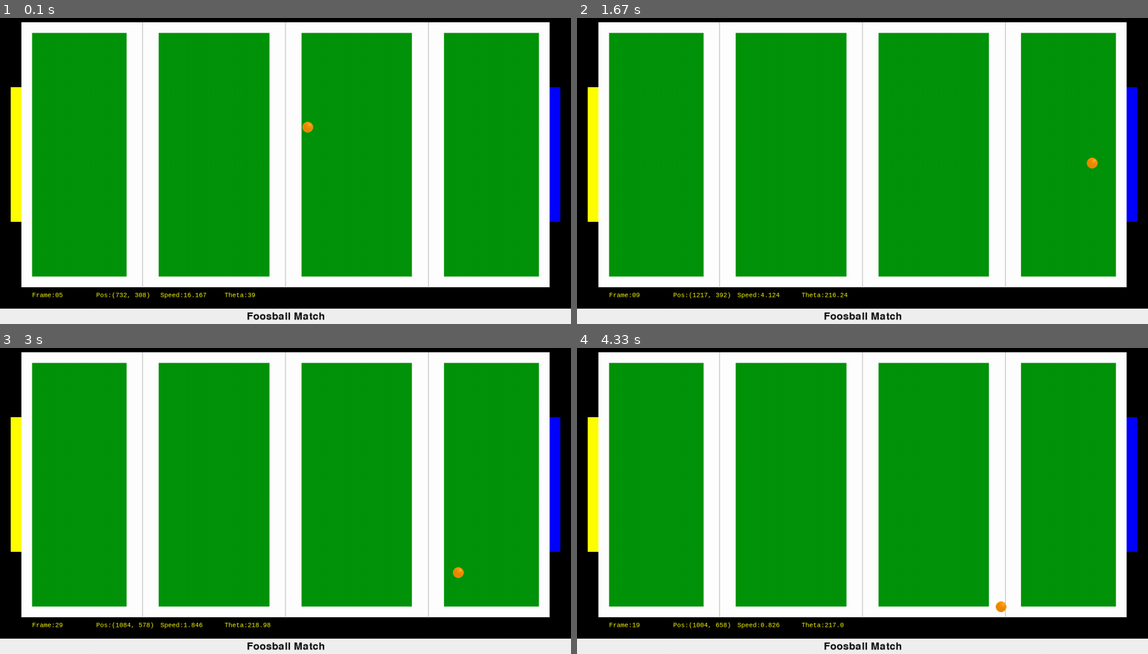
Above: before the commit, frames 1-4 (two rows, left to right).
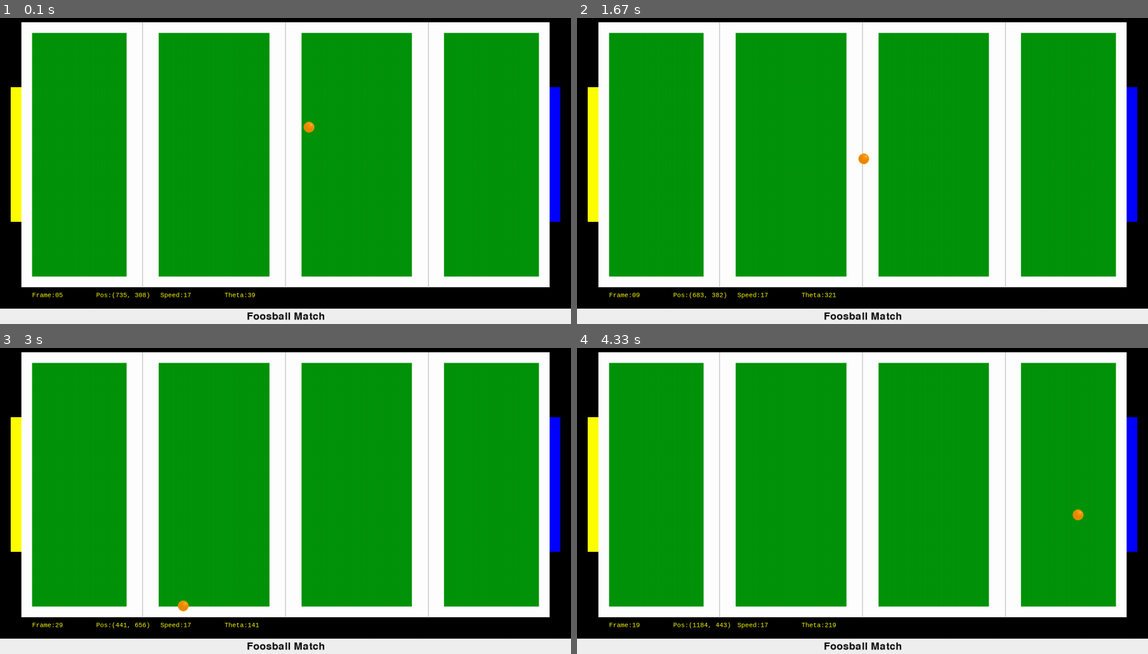
Above: after the commit, the same moments.

Repository: GreatAlexander/Games
Game: pygame game, started from GemTrap/Foosball/main.py
Two runs of this game, one before a commit and one after it. Both use one fixed random seed, a clock stepped at 60 frames per second and the inputs below.
Inputs:
- Up to frame 1 (0.1 s): no input
- Up to frame 2 (1.67 s): no input
- Up to frame 3 (3 s): no input
- Up to frame 4 (4.33 s): no input

The runs differ from the first frame. In frame 1, less than 0.1% of the frame differs, in the area x 21-56%, y 33-92%; in frame 2, 0.2%; in frame 3, 0.2%, in the area x 20-82%, y 71-92%; in frame 4, 0.2%.

Commit message:
Fixed some issues with ball bouncing weirdly
The maths are correct, it seems to be a display/representation problem
Re-disabled friction and random deviation to check the math was right

Diff:
--- a/GemTrap/Foosball/Ball.py
+++ b/GemTrap/Foosball/Ball.py
@@ -54,7 +54,7 @@
 
     def _updatePosition(self):
         "Update speed and position of ball."
-        self.changeDirectionSlightlyAfterNSteps(15)
+#        self.changeDirectionSlightlyAfterNSteps(60)
         xymod, xy = self.computeDynamics()
 
         self.getNextPosition(xymod)
@@ -85,7 +85,7 @@
         return np.matrix((xmod*xy[0], ymod*xy[1])), xy
 
     def getXY(self):
-        self.orientation %= 360
+#        self.orientation %= 360
         if self.orientation >= 0 and self.orientation < 90:
             return [1, -1]
         elif self.orientation >= 90 and self.orientation < 180:
--- a/GemTrap/Foosball/Global.py
+++ b/GemTrap/Foosball/Global.py
@@ -35,8 +35,8 @@
 YELLOW = (255, 255, 0)
 BLUE = (0, 0, 255)
 ORANGE = (255, 140, 0)
-TABLE_FRICTION = 0.99
-COLLISION_FRICTION = 0.9            # Collision TABLE_FRICTION
+TABLE_FRICTION = 1
+COLLISION_FRICTION = 1           # Collision TABLE_FRICTION
 MARGIN = 1
 
 TITLE_TEXT = 'Foosball Match'
